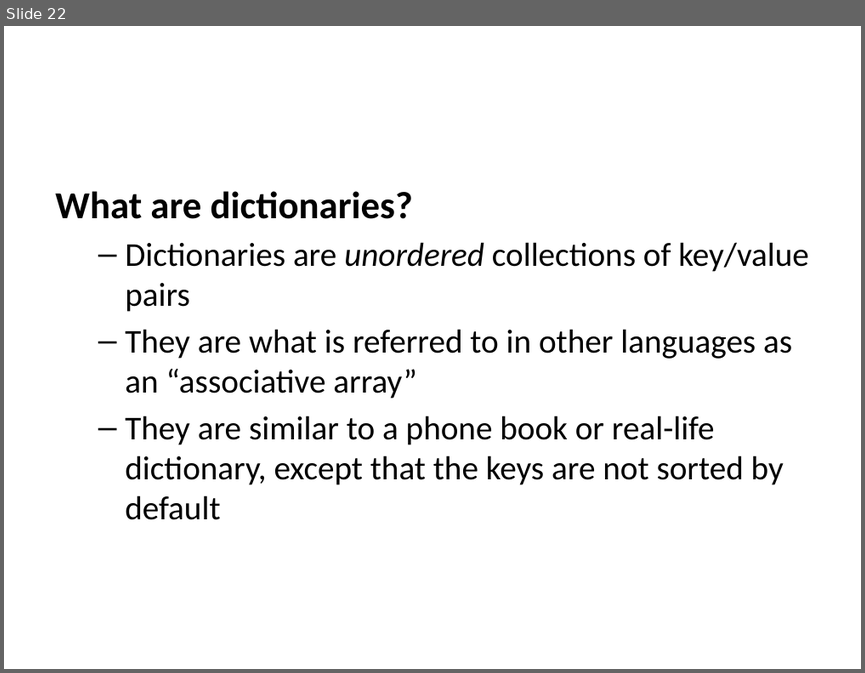
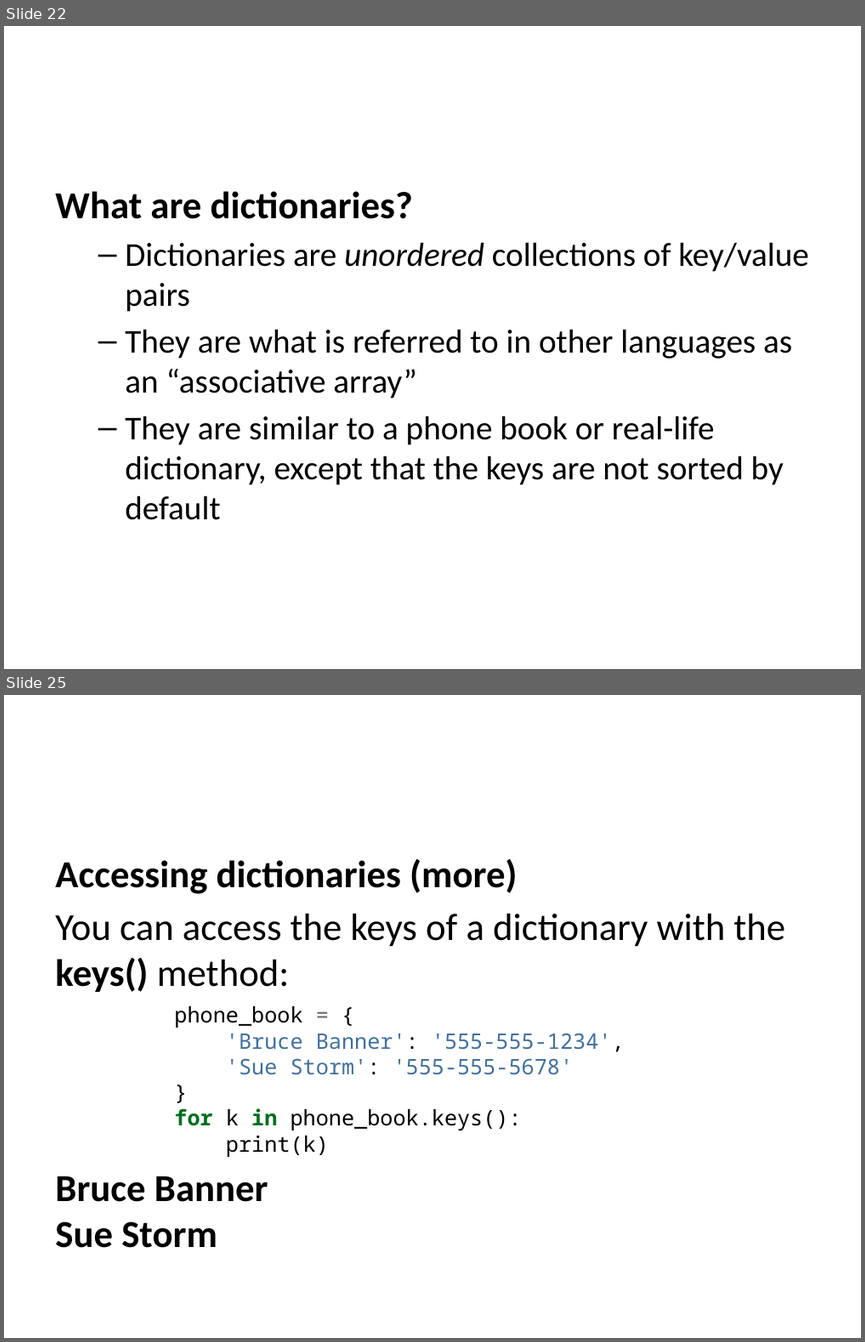
Before and after one commit to edsu/inst326, a slide deck: modules/module03/slides.pptx. Shown one above the other, each under a label of ours: slide 22 before the commit, slides 22 and 25 after it; the slides between them are not shown. The pictures are 865x673 and 865x1342 pixels, drawn with LibreOffice and Linux fonts; fonts in the diff are those of the drawing. Boxes give left, top, right and bottom in pixels: in the first picture for what was removed or moved away, otherwise in the second. Text is boxed around its words. In the diff, an @@ line names an element or a change of style, - is before the commit and + after.

```diff
--- a/modules/module03/slides.pptx
+++ b/modules/module03/slides.pptx
@@ slide 25 added at (x1=4, y1=695, x2=861, y2=1338), background #FFFFFF @@
@@ text added at (x1=55, y1=859, x2=785, y2=1247), 18 pt, text #000000 @@
+Accessing dictionaries (more)
+You can access the keys of a dictionary with the keys() method:
+phone_book = {
+'Bruce Banner': '555-555-1234',
+'Sue Storm': '555-555-5678'
+}
+for k in phone_book.keys():
+print(k)
+Bruce Banner
+Sue Storm
```
Also in this commit, not shown: 8 slides changed, 5 other slides added, 2 slides removed, 4 other files.
